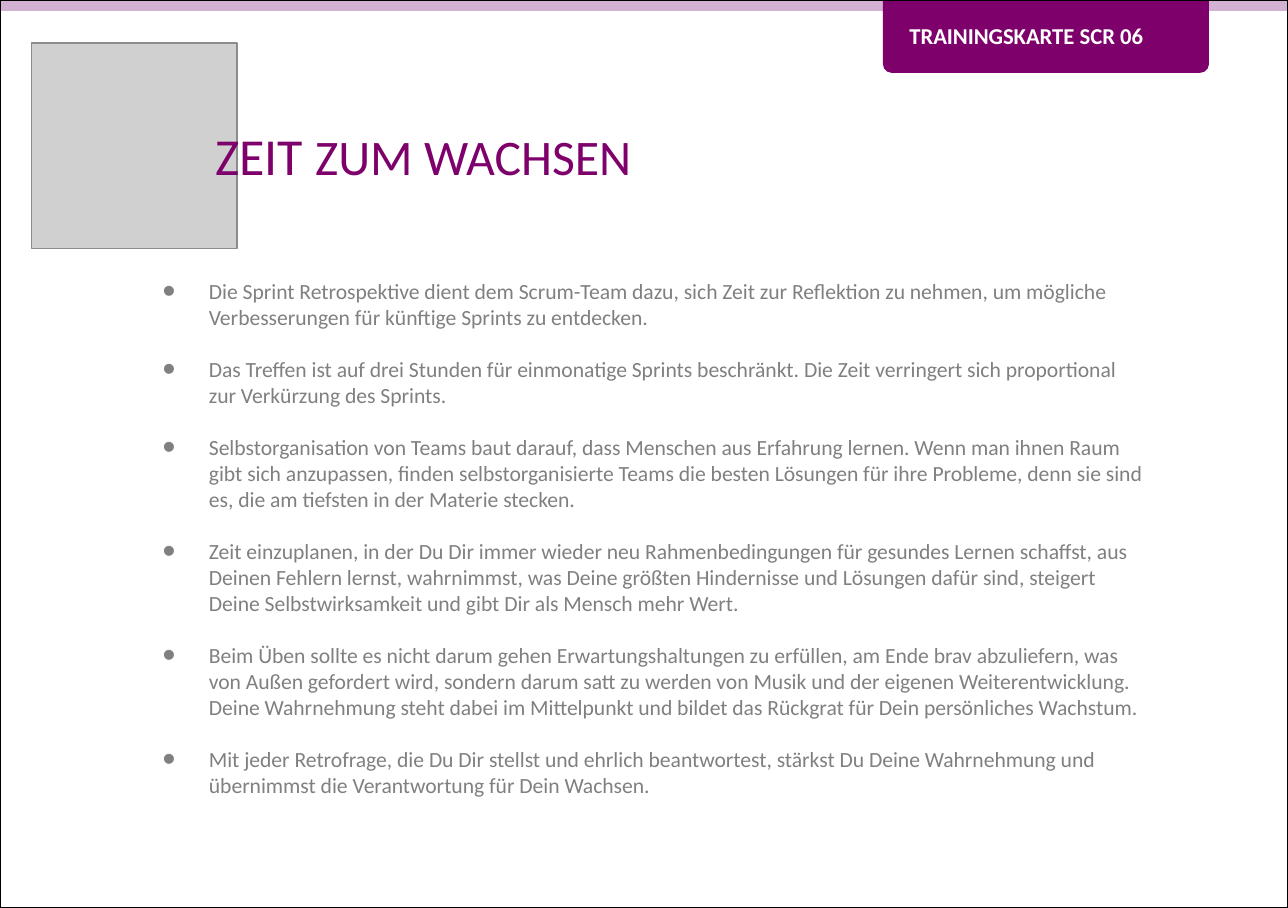
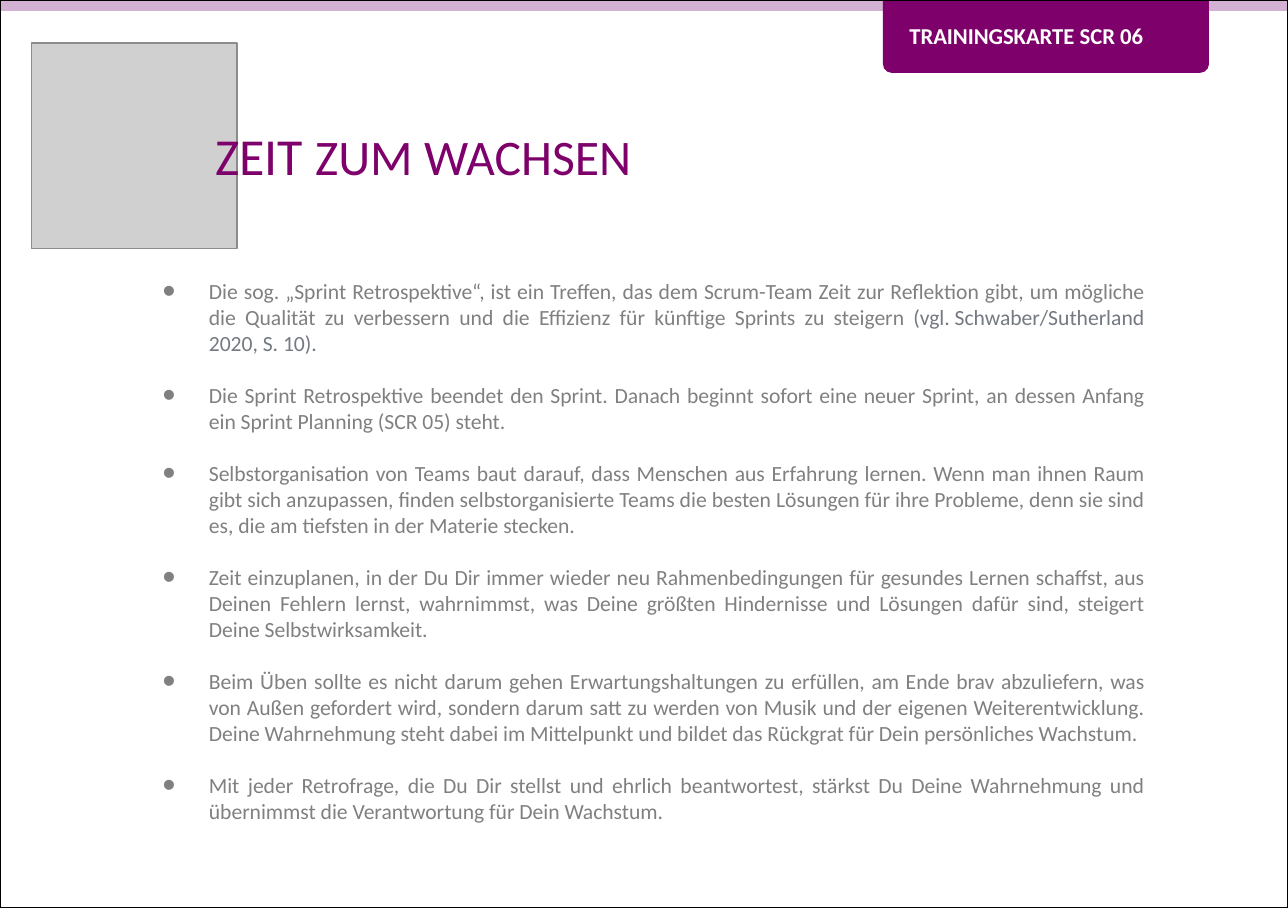
Before and after one commit to Teamtool/training-materials, a slide deck: slide 1 of training-cards/music moves/Scrum (SCR)/ger/apprentice/ger_SCR_06_Zeit_zum_Wachsen_MM_A.pptx. Drawn at 1288x908 pixels with LibreOffice and Linux fonts; fonts in the diff are those of the drawing; grey boxes stand for pictures. Boxes give left, top, right and bottom in pixels: in the first picture for what was removed or moved away, otherwise in the second. Text is boxed around its words. In the diff, an @@ line names an element or a change of style, - is before the commit and + after.

```diff
--- a/training-cards/music moves/Scrum (SCR)/ger/apprentice/ger_SCR_06_Zeit_zum_Wachsen_MM_A.pptx
+++ b/training-cards/music moves/Scrum (SCR)/ger/apprentice/ger_SCR_06_Zeit_zum_Wachsen_MM_A.pptx
@@ rectangle "Die sog. „Sprint Retrospektive“, ist ...": place and size @@
-rectangle "Die sog. „Sprint Retrospektive“, ist ..." at (148,269,1160,836)
+rectangle "Die sog. „Sprint Retrospektive“, ist ..." at (148,269,1160,861)
@@ text in rectangle at (209,283,1145,433): text changed @@
-• Die Sprint Retrospektive dient dem Scrum-Team dazu, sich Zeit zur Reflektion zu nehmen, um mögliche Verbesserungen für künftige Sprints zu entdecken.
-• Das Treffen ist auf drei Stunden für einmonatige Sprints beschränkt. Die Zeit verringert sich proportional zur Verkürzung des Sprints.
+• Die sog. „Sprint Retrospektive“, ist ein Treffen, das dem Scrum-Team Zeit zur Reflektion gibt, um mögliche die Qualität zu verbessern und die Effizienz für künftige Sprints zu steigern (vgl. Schwaber/Sutherland 2020, S. 10).
+• Die Sprint Retrospektive beendet den Sprint. Danach beginnt sofort eine neuer Sprint, an dessen Anfang ein Sprint Planning (SCR 05) steht.
@@ text in rectangle at (209,466,1145,745): alignment left to justified @@
@@ text in rectangle at (209,570,1144,637): text changed @@
-• Zeit einzuplanen, in der Du Dir immer wieder neu Rahmenbedingungen für gesundes Lernen schaffst, aus Deinen Fehlern lernst, wahrnimmst, was Deine größten Hindernisse und Lösungen dafür sind, steigert Deine Selbstwirksamkeit und gibt Dir als Mensch mehr Wert.
+• Zeit einzuplanen, in der Du Dir immer wieder neu Rahmenbedingungen für gesundes Lernen schaffst, aus Deinen Fehlern lernst, wahrnimmst, was Deine größten Hindernisse und Lösungen dafür sind, steigert Deine Selbstwirksamkeit.
@@ text in rectangle at (209,778,1144,823): text changed @@
-• Mit jeder Retrofrage, die Du Dir stellst und ehrlich beantwortest, stärkst Du Deine Wahrnehmung und übernimmst die Verantwortung für Dein Wachsen.
+• Mit jeder Retrofrage, die Du Dir stellst und ehrlich beantwortest, stärkst Du Deine Wahrnehmung und übernimmst die Verantwortung für Dein Wachstum.
```
Also in this commit, not shown: 1 other slide changed, 1 other file.
